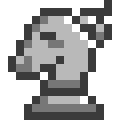
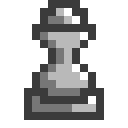
Layered file, before and after one edit (128x128). Changes by layer:
added layer "Bishuf" above "Wildebeest" over (24, 0, 104, 112)
hid "Wildebeest" over (8, 0, 112, 112)
